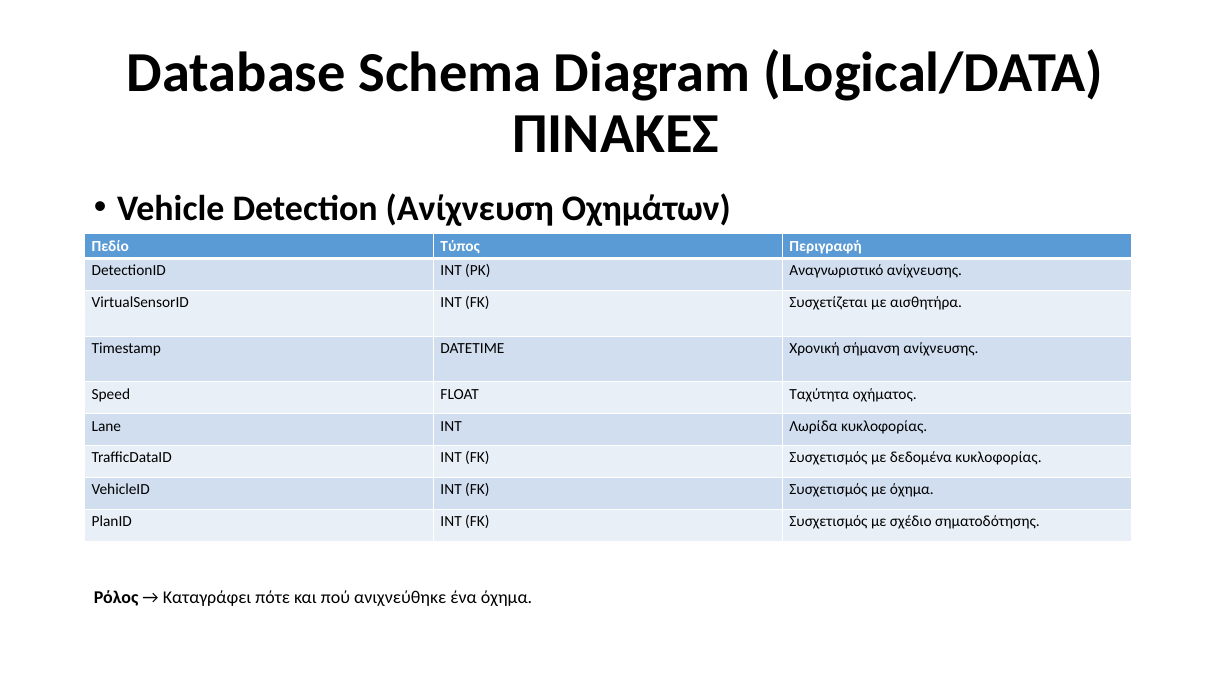
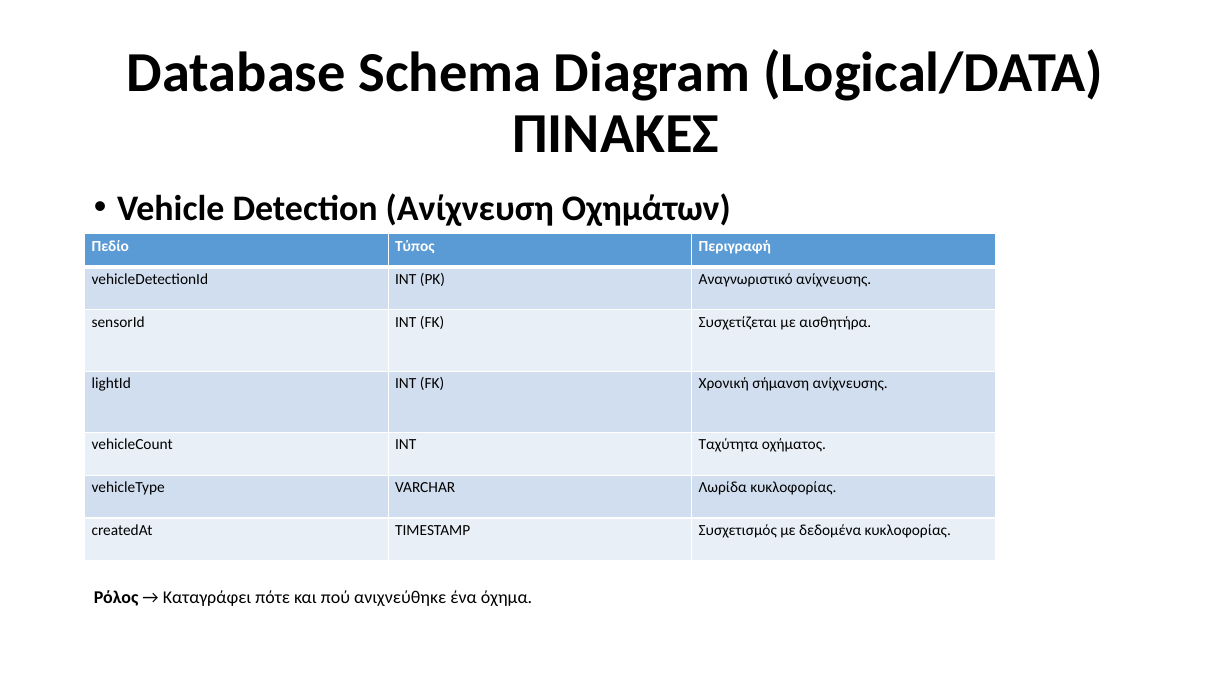
Before and after one commit to Ath21/STL_Drive, a slide deck: slide 16 of Presentation.pptx (slide 13 before the commit). Drawn at 1232x693 pixels with LibreOffice and Linux fonts; fonts in the diff are those of the drawing. Boxes give left, top, right and bottom in pixels: in the first picture for what was removed or moved away, otherwise in the second. Text is boxed around its words. In the diff, an @@ line names an element or a change of style, - is before the commit and + after.

```diff
--- a/Presentation.pptx
+++ b/Presentation.pptx
@@ table at (85,234,997,561) @@
-row 2: DetectionID | INT (PK) | Αναγνωριστικό ανίχνευσης.
-row 3: VirtualSensorID | INT (FK) | Συσχετίζεται με αισθητήρα.
-row 4: Timestamp | DATETIME | Χρονική σήμανση ανίχνευσης.
-row 5: Speed | FLOAT | Ταχύτητα οχήματος.
-row 6: Lane | INT | Λωρίδα κυκλοφορίας.
-row 7: TrafficDataID | INT (FK) | Συσχετισμός με δεδομένα κυκλοφορίας.
-row 8: VehicleID | INT (FK) | Συσχετισμός με όχημα.
-row 9: PlanID | INT (FK) | Συσχετισμός με σχέδιο σηματοδότησης.
+row 2: vehicleDetectionId | INT (PK) | Αναγνωριστικό ανίχνευσης.
+row 3: sensorId | INT (FK) | Συσχετίζεται με αισθητήρα.
+row 4: lightId | INT (FK) | Χρονική σήμανση ανίχνευσης.
+row 5: vehicleCount | INT | Ταχύτητα οχήματος.
+row 6: vehicleType | VARCHAR | Λωρίδα κυκλοφορίας.
+row 7: createdAt | TIMESTAMP | Συσχετισμός με δεδομένα κυκλοφορίας.
@@ table: place and size @@
-table at (85,234,1133,542)
+table at (85,234,997,561)
```
Also in this commit, not shown: 8 other slides changed, 8 slides added, 6 slides removed, 19 other files.
